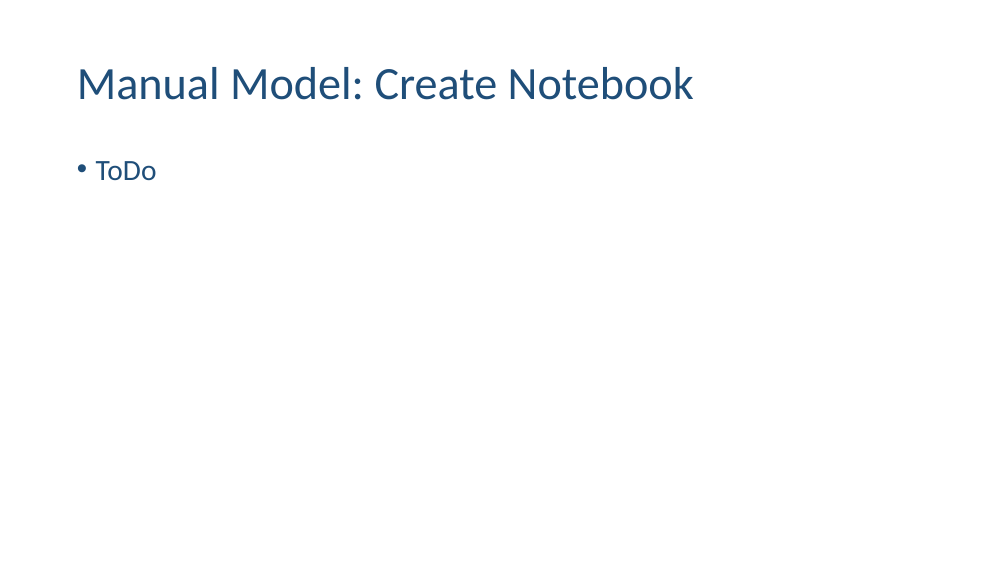
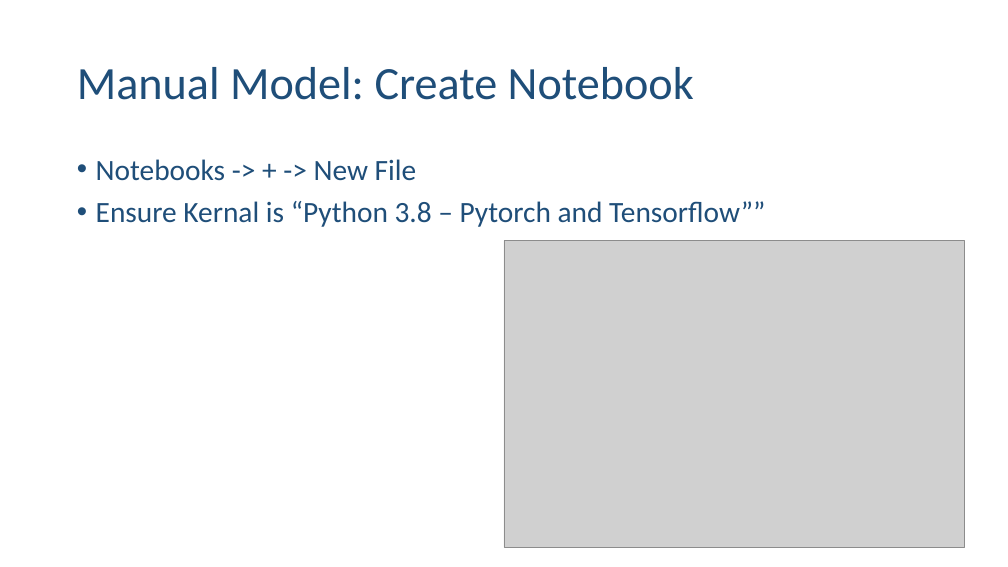
Before and after one commit to ehennis/Blog, a slide deck: slide 9 of AzureML/NebraskaCode.pptx. Drawn at 1008x567 pixels with LibreOffice and Linux fonts; fonts in the diff are those of the drawing; grey boxes stand for pictures. Boxes give left, top, right and bottom in pixels: in the first picture for what was removed or moved away, otherwise in the second. Text is boxed around its words. In the diff, an @@ line names an element or a change of style, - is before the commit and + after.

Commit message:
Added Tensorflow files

```diff
--- a/AzureML/NebraskaCode.pptx
+++ b/AzureML/NebraskaCode.pptx
@@ text at (96,159,765,227): text changed @@
-• ToDo
+• Notebooks -> + -> New File
+• Ensure Kernal is “Python 3.8 – Pytorch and Tensorflow””
@@ picture added at (504,240,964,547) @@
```
Also in this commit, not shown: 4 other slides changed, 7 slides added, 5 other files.
